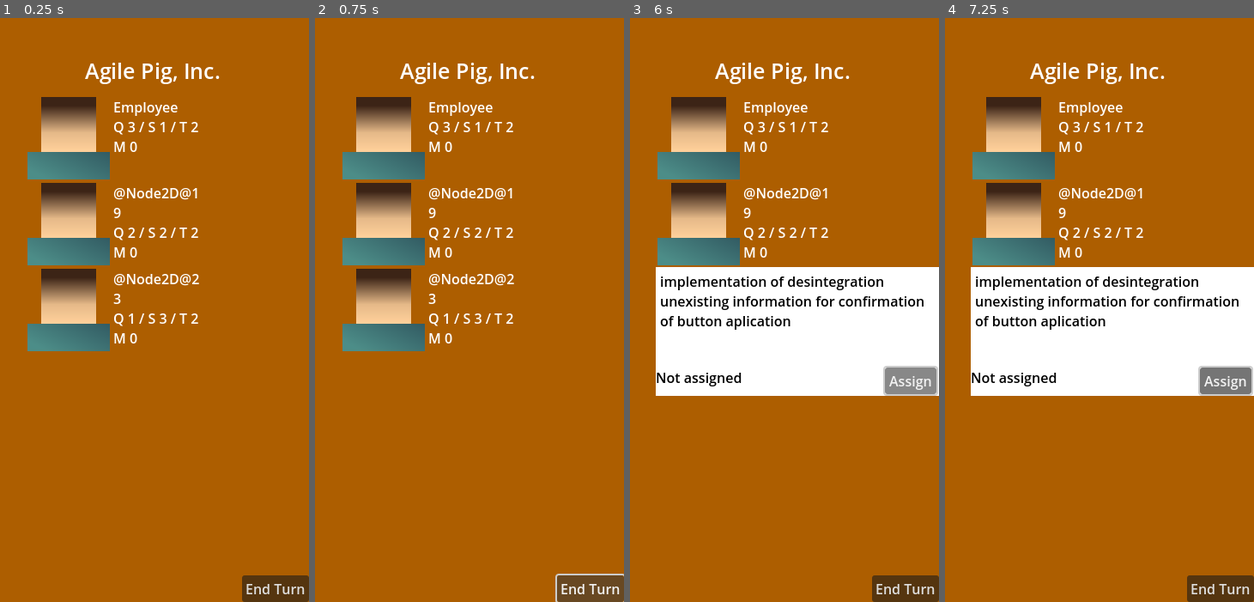
Above: before the commit, frames 1-4 (left to right).
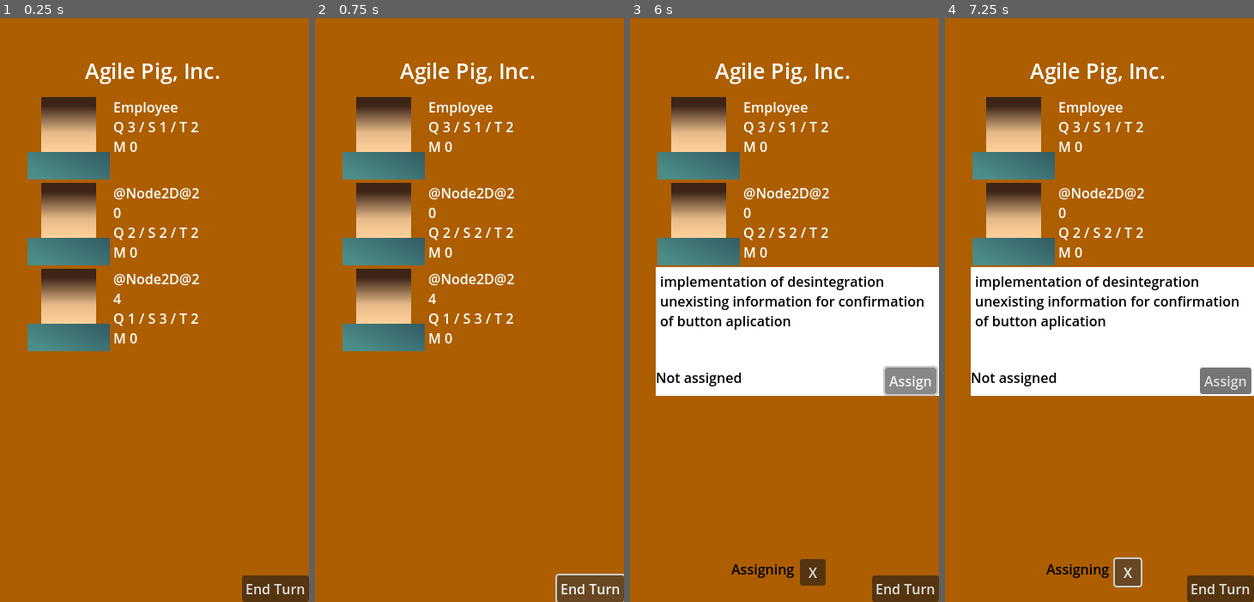
Above: after the commit, the same moments.

Repository: ltbk2023/pig
Game: Godot game, scene res://placeholders/game_placeholder.tscn
The game is run twice, just before and just after one commit, with the same random seed, the same clock (stepped at 60 frames per second) and the same inputs. This scene is started directly instead of the project's main scene.
Inputs (mouse positions are in pixels of both pictures, inside the frame that each line leads up to):
- Up to frame 1 (0.25 s): no input
- Up to frame 2 (0.75 s): click "End Turn" at 0.5 s
- Up to frame 3 (6 s): click "End Turn" at 1.25 s; click "End Turn" at 2 s; tap Enter at 2.75, 5 s; move the mouse to (852, 280) at 2.77 s; click (852, 280) at 2.92 s; tap Space at 3.5 s; move the mouse to (722, 339) at 3.52 s; click (722, 339) at 3.67 s; click "OK" at 4.25 s; move the mouse to (815, 181) at 5.02 s; click (815, 181) at 5.17 s; click "Assign" at 5.75 s
- Up to frame 4 (7.25 s): click (1127, 572) at 6.5 s, where only the run after the commit has a clickable "X"

The runs differ from the first frame. In frame 1, less than 0.1% of the frame differs, in the area x 36-65%, y 29-49%; in frame 2, less than 0.1%; in frame 3, 0.6%; in frame 4, 0.9%, in the area x 32-100%, y 29-98%.

Commit message:
PIG-150: Assigning in progress view

Diff:
--- a/PIG/game/game.gd
+++ b/PIG/game/game.gd
@@ -129,11 +129,13 @@
 # Listen to assign request from backlog
 # Call save_task_to_assign
 func _on_backlog_assign(owner):
+	$CanvasLayer/AssigningStatusView.visible = true
 	save_task_to_assign(owner)
 
 # Listen to assign request from testing
 # Call save_task_to_assign
 func _on_testing_assign(owner):
+	$CanvasLayer/AssigningStatusView.visible = true
 	save_task_to_assign(owner)
 
 # Listen to assign request from office
@@ -149,6 +151,7 @@
 	var hook = Hook.new()
 	hook.set_origin(owner)
 	$Hooks/EmployeeToAssign.add_child(hook)
+	$CanvasLayer/AssigningStatusView.visible = true
 	assign()
 
 # Create hook to task and place it in Hooks/TaskToAssign
@@ -190,6 +193,7 @@
 				$Hooks/TaskToAssign.remove_child(task_hook)
 				employee_hook.get_origin().assign_issue(task_hook)
 				task_hook.get_origin().assign_employee(employee_hook)
+			$CanvasLayer/AssigningStatusView.visible = false
 			return true
 		else:
 			$Hooks/EmployeeToAssign.get_child(0).queue_free()
--- a/PIG/game/game.tscn
+++ b/PIG/game/game.tscn
@@ -22,6 +22,35 @@
 grow_horizontal = 0
 grow_vertical = 0
 text = "End Turn"
+
+[node name="AssigningStatusView" type="Control" parent="CanvasLayer"]
+visible = false
+layout_mode = 3
+anchors_preset = 7
+anchor_left = 0.5
+anchor_top = 1.0
+anchor_right = 0.5
+anchor_bottom = 1.0
+offset_left = -62.5
+offset_top = -50.0
+offset_right = 62.5
+grow_horizontal = 2
+grow_vertical = 0
+
+[node name="RichTextLabel" type="RichTextLabel" parent="CanvasLayer/AssigningStatusView"]
+layout_mode = 0
+offset_right = 80.0
+offset_bottom = 30.0
+bbcode_enabled = true
+text = "[color=black]Assigning[/color]"
+
+[node name="Button" type="Button" parent="CanvasLayer/AssigningStatusView"]
+layout_mode = 0
+offset_left = 80.0
+offset_right = 110.0
+offset_bottom = 31.0
+text = "X
+"
 
 [node name="Backlog" parent="." instance=ExtResource("2_1vjop")]
 visible = false
